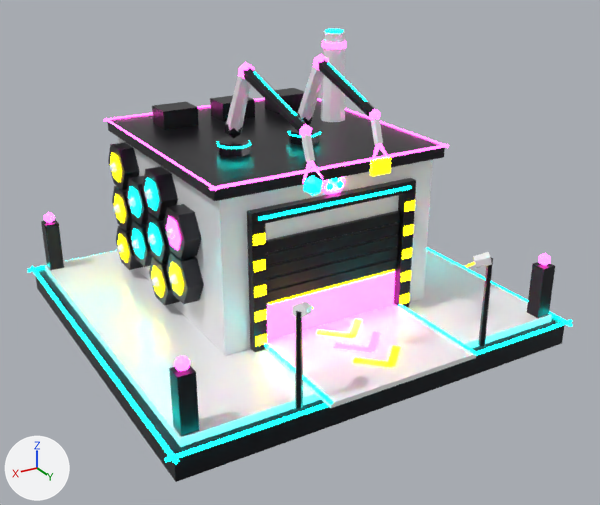
Before and after pictures for a commit that changed the FBX model Assets/CyberpunkRTS/Models/Buildings/AssemblyHive.fbx.
One viewpoint serves both versions: a 50 mm camera at (2.07, 3.65, 2.18) aimed at (-0.02, 0.15, 0.43). Every picture has the same lights, and +X, +Y and +Z are marked at lower left. The picture after the commit comes second. Where no turn or scale is listed for an object, it has been applied to the vertices.

In view in the first picture: 'Hive_Apron', 'Hive_BayInterior', 'Hive_CornerPost2', 'Hive_DoorLintel', 'Hive_DoorSlat2', 'Hive_DoorSlat3', 'Hive_DoorSlat4', 'Hive_Hall', 'Hive_Roof', 'Hive_Slab', 'Hive_SlabGlow', 'Hive_SlabTop' and 95 more.
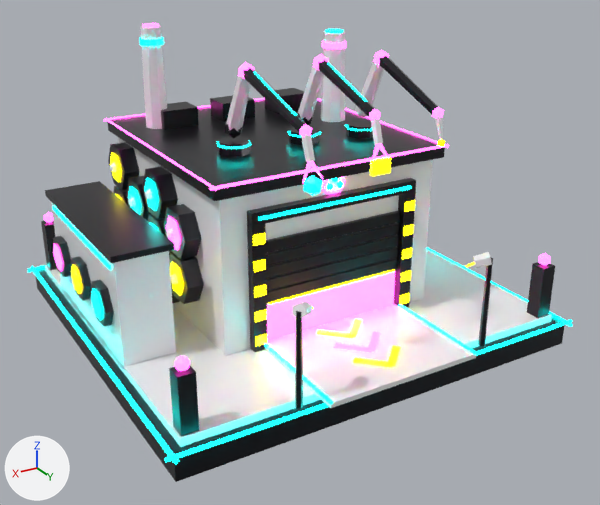
Pixel boxes (x1, y1, x2, y2) of what changed, in the pictures (600 x 505 px):
'HiveMk2_Annex', added: after (51, 202, 176, 369)
'HiveMk2_AnnexRoof', added: after (45, 181, 175, 263)
'HiveMk2_Stack', added: after (141, 25, 167, 129)
'HiveMk2_ArmFore', added (black): after (379, 56, 438, 114)
'HiveMk2_ArmUpper', added: after (354, 60, 384, 117)
'HiveMk2_Pod2', added: after (90, 280, 114, 327)
'HiveMk2_Pod1', added: after (70, 256, 92, 301)
'HiveMk2_Pod0', added: after (53, 236, 71, 277)
'HiveMk2_ArmBase', added: after (346, 120, 373, 139)
'HiveMk2_AnnexStrip', added: after (52, 206, 111, 270)
'HiveMk2_PodGlow2', added: after (91, 289, 103, 320)
'HiveMk2_PodGlow1', added: after (71, 265, 82, 294)
'HiveMk2_PodGlow0', added: after (53, 244, 63, 271)
'HiveMk2_StackRing', added: after (139, 37, 164, 46)
'HiveMk2_Welder', added: after (434, 116, 443, 140)
'HiveMk2_ArmElbow', added: after (373, 50, 389, 64)
'HiveMk2_ArmWrist', added: after (432, 107, 444, 118)
'HiveMk2_StackTop', added: after (142, 23, 159, 28)
'HiveMk2_ArmBaseGlow', added: after (345, 124, 372, 131)
'HiveMk2_WeldSpark', added: after (437, 139, 445, 147)

Diff of the bpy script that builds the scene:
```diff
--- a/Assets/CyberpunkRTS/Models/Buildings/AssemblyHive.fbx.py
+++ b/Assets/CyberpunkRTS/Models/Buildings/AssemblyHive.fbx.py
@@ ob_hivemk2_welder @@
+ob_hivemk2_welder = bpy.data.objects.new('HiveMk2_Welder', me_hivemk2_welder)  # 10 vertices, 7 faces; spans x -0.0209..0.0209, y -0.0409..0.0246, z -0.0619..0.0656; in mat_skitter_white (white #f6f6f8)
+ob_hivemk2_welder.location = (-0.4, 0.77, 1.2)
@@ ob_hivemk2_weldspark @@
+ob_hivemk2_weldspark = bpy.data.objects.new('HiveMk2_WeldSpark', me_hivemk2_weldspark)  # an icosphere of 20 faces spanning x -0.0179..0.0179, y -0.017..0.017, z -0.02..0.02; in mat_skitter_neonyellow (yellow #ffed00, glowing yellow #ffed00)
+ob_hivemk2_weldspark.location = (-0.4, 0.79, 1.13)
@@ ob_hivemk2_armbaseglow @@
+ob_hivemk2_armbaseglow = bpy.data.objects.new('HiveMk2_ArmBaseGlow', me_hive_armbaseglow1.copy())  # the mesh of ob_hive_armbaseglow1
+ob_hivemk2_armbaseglow.location = (-0.4, 0.15, 1.065)
@@ ob_hivemk2_pod0 @@
+ob_hivemk2_pod0 = bpy.data.objects.new('HiveMk2_Pod0', me_hivemk2_pod0)  # a 6-sided cylinder along x spanning x -0.03..0.03, y -0.11..0.11, z -0.095..0.095; in mat_skitter_graphite (black #27272c)
+ob_hivemk2_pod0.location = (1.06, -0.47, 0.42)
@@ ob_hivemk2_stackring @@
+ob_hivemk2_stackring = bpy.data.objects.new('HiveMk2_StackRing', me_hivemk2_stackring)  # an 8-sided cylinder along z spanning x -0.066..0.066, y -0.066..0.066, z -0.015..0.015; in mat_skitter_neoncyan (cyan #00fff3, glowing cyan #00fff3)
+ob_hivemk2_stackring.location = (0.45, -0.57, 1.475)
@@ ob_hivemk2_pod2 @@
+ob_hivemk2_pod2 = bpy.data.objects.new('HiveMk2_Pod2', me_hivemk2_pod0.copy())
+ob_hivemk2_pod2.location = (1.06, 0.17, 0.42)
@@ ob_hivemk2_podglow0 @@
+ob_hivemk2_podglow0 = bpy.data.objects.new('HiveMk2_PodGlow0', me_hivemk2_podglow0)  # a 6-sided cylinder along x spanning x -0.004..0.004, y -0.075..0.075, z -0.065..0.065; in mat_skitter_neonpink (pink #ff3fcb, glowing pink #ff3fcb)
+ob_hivemk2_podglow0.location = (1.093, -0.47, 0.42)
@@ ob_hivemk2_armwrist @@
+ob_hivemk2_armwrist = bpy.data.objects.new('HiveMk2_ArmWrist', me_hive_armwrist0.copy())  # the mesh of ob_hive_armwrist0
+ob_hivemk2_armwrist.location = (-0.4, 0.75, 1.26)
@@ ob_hivemk2_armbase @@
+ob_hivemk2_armbase = bpy.data.objects.new('HiveMk2_ArmBase', me_hive_armbase1.copy())  # the mesh of ob_hive_armbase1
+ob_hivemk2_armbase.location = (-0.4, 0.15, 1.05)
@@ ob_hivemk2_stacktop @@
+ob_hivemk2_stacktop = bpy.data.objects.new('HiveMk2_StackTop', me_hivemk2_stacktop)  # an 8-sided cylinder along z spanning x -0.045..0.045, y -0.045..0.045, z -0.005..0.005; in mat_skitter_neonpink (pink #ff3fcb, glowing pink #ff3fcb)
+ob_hivemk2_stacktop.location = (0.45, -0.57, 1.555)
@@ ob_hivemk2_annexroof @@
+ob_hivemk2_annexroof = bpy.data.objects.new('HiveMk2_AnnexRoof', me_hivemk2_annexroof)  # a box spanning x -0.15..0.15, y -0.52..0.52, z -0.015..0.015; in mat_skitter_graphite (black #27272c)
+ob_hivemk2_annexroof.location = (0.92, -0.15, 0.715)
@@ ob_hivemk2_annexstrip @@
+ob_hivemk2_annexstrip = bpy.data.objects.new('HiveMk2_AnnexStrip', me_hivemk2_annexstrip)  # a box spanning x -0.003..0.003, y -0.45..0.45, z -0.01..0.01; in mat_skitter_neoncyan (cyan #00fff3, glowing cyan #00fff3)
+ob_hivemk2_annexstrip.location = (1.055, -0.15, 0.65)
@@ ob_hivemk2_pod1 @@
+ob_hivemk2_pod1 = bpy.data.objects.new('HiveMk2_Pod1', me_hivemk2_pod0.copy())
+ob_hivemk2_pod1.location = (1.06, -0.15, 0.42)
@@ ob_hivemk2_annex @@
+ob_hivemk2_annex = bpy.data.objects.new('HiveMk2_Annex', me_hivemk2_annex)  # a box spanning x -0.13..0.13, y -0.5..0.5, z -0.28..0.28; in mat_skitter_white (white #f6f6f8)
+ob_hivemk2_annex.location = (0.92, -0.15, 0.42)
@@ ob_hivemk2_podglow2 @@
+ob_hivemk2_podglow2 = bpy.data.objects.new('HiveMk2_PodGlow2', me_hivemk2_podglow2)  # a 6-sided cylinder along x spanning x -0.004..0.004, y -0.075..0.075, z -0.065..0.065; in mat_skitter_neoncyan (cyan #00fff3, glowing cyan #00fff3)
+ob_hivemk2_podglow2.location = (1.093, 0.17, 0.42)
@@ ob_hivemk2_armelbow @@
+ob_hivemk2_armelbow = bpy.data.objects.new('HiveMk2_ArmElbow', me_hive_armelbow1.copy())  # the mesh of ob_hive_armelbow1
+ob_hivemk2_armelbow.location = (-0.4, 0.3, 1.44)
@@ ob_hivemk2_armfore @@
+ob_hivemk2_armfore = bpy.data.objects.new('HiveMk2_ArmFore', me_hivemk2_armfore)  # 12 vertices, 8 faces; spans x -0.026..0.026, y -0.236..0.234, z -0.112..0.118; in mat_skitter_graphite (black #27272c)
+ob_hivemk2_armfore.location = (-0.4, 0.525, 1.35)
@@ ob_hivemk2_stack @@
+ob_hivemk2_stack = bpy.data.objects.new('HiveMk2_Stack', me_hivemk2_stack)  # an 8-sided cut cone along z (radius 0.065 at the low end, 0.055 at the high end) spanning x -0.065..0.065, y -0.065..0.065, z -0.265..0.265; in mat_skitter_white (white #f6f6f8)
+ob_hivemk2_stack.location = (0.45, -0.57, 1.285)
@@ ob_hivemk2_podglow1 @@
+ob_hivemk2_podglow1 = bpy.data.objects.new('HiveMk2_PodGlow1', me_hivemk2_podglow1)  # a 6-sided cylinder along x spanning x -0.004..0.004, y -0.075..0.075, z -0.065..0.065; in mat_skitter_neonyellow (yellow #ffed00, glowing yellow #ffed00)
+ob_hivemk2_podglow1.location = (1.093, -0.15, 0.42)
@@ ob_hivemk2_armupper @@
+ob_hivemk2_armupper = bpy.data.objects.new('HiveMk2_ArmUpper', me_hive_armupper1.copy())  # the mesh of ob_hive_armupper1
+ob_hivemk2_armupper.location = (-0.4, 0.225, 1.29)
```
